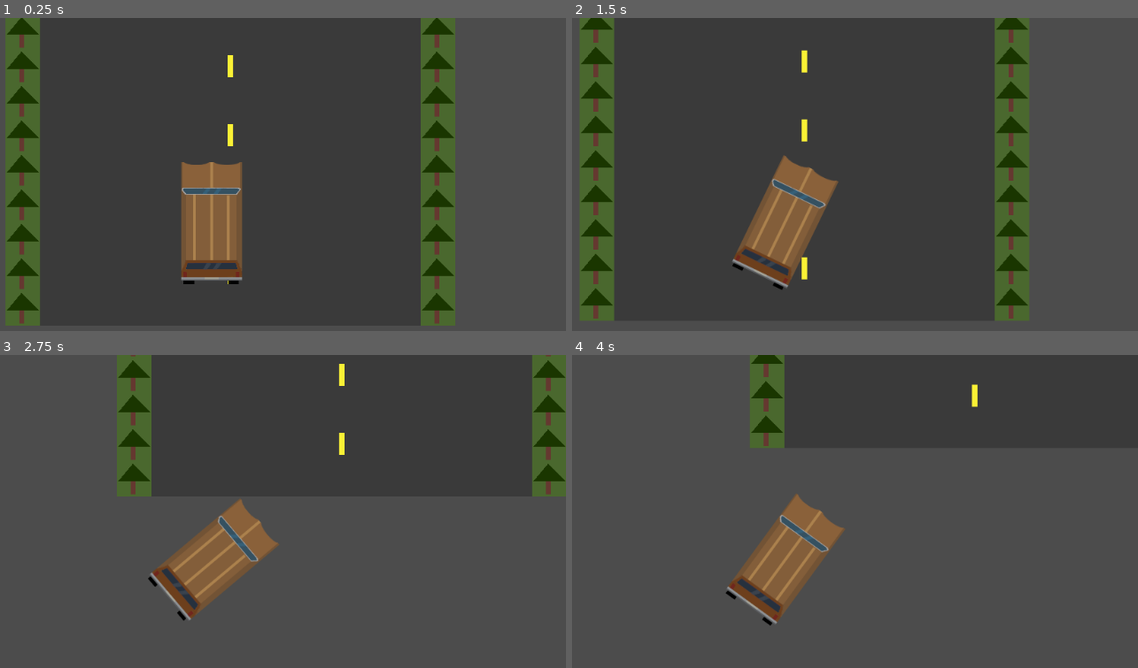
Above: before the commit, frames 1-4 (two rows, left to right).
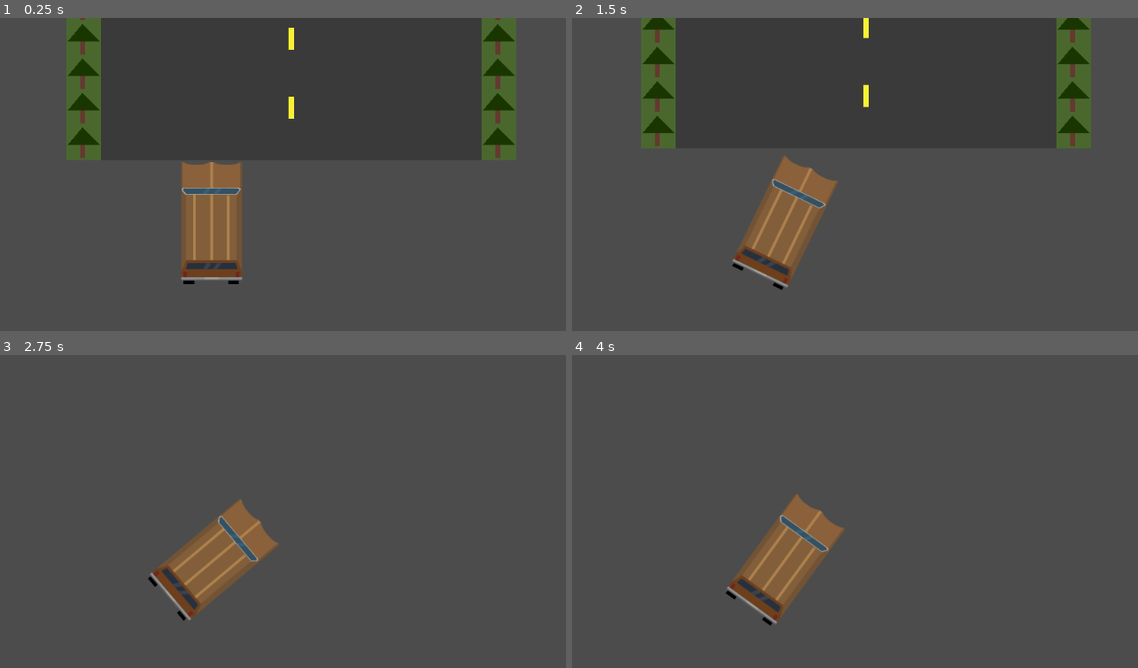
Above: after the commit, the same moments.

Repository: dave-santiano/survival_roadtrip
Game: Godot game, scene res://main.tscn
The game is run twice, just before and just after one commit, with the same random seed, the same clock (stepped at 60 frames per second) and the same inputs.
Inputs:
- Up to frame 1 (0.25 s): no input
- Up to frame 2 (1.5 s): tap Enter at 0.5 s; hold Right (ui_right) 0.53-1.28 s; hold Down (ui_down) from 1.28 s (still down)
- Up to frame 3 (2.75 s): release Down (ui_down) at 2.03 s; hold Right (ui_right) from 2.03 s (still down)
- Up to frame 4 (4 s): release Right (ui_right) at 2.78 s; hold Up (ui_up) 2.78-3.53 s; hold Left (ui_left) from 3.53 s (still down)

The runs differ from the first frame. In frame 1, 18% of the frame differs, in the area x 0-92%, y 0-99%; in frame 2, 17%; in frame 3, 5.6%; in frame 4, 1.9%.

Commit message:
Changed Car to KinematicBody2D

Diff:
--- a/Car.gd
+++ b/Car.gd
@@ -1,6 +1,9 @@
 extends Node2D
 
-export (float) var speed
+export (float) var ACCELERATION
+export (float) var TURNING
+
+var speed = 0.0
 # Called when the node enters the scene tree for the first time.
 func _ready():
 	pass # Replace with function body.
@@ -13,15 +16,17 @@
 	var angle = 0.0
 
 	if Input.is_action_pressed("ui_up"):
-		speed += 0.1
+		speed += ACCELERATION
 	if Input.is_action_pressed("ui_down"):
-		speed -= 0.1
+		speed -= ACCELERATION
 
 	if Input.is_action_pressed("ui_left"):
-		angle -= 0.01
+		angle -= TURNING
 	if Input.is_action_pressed("ui_right"):
-		angle += 0.01
+		angle += TURNING
 
 	rotation += angle;
 	var velocity = Vector2(cos(-rotation + PI/2) * speed, -sin(-rotation + PI/2) * speed)
-	position += velocity;
+	var collision_info = move_and_collide(velocity * delta)
+	if collision_info:
+        var collision_point = collision_info.position
--- a/Car.tscn
+++ b/Car.tscn
@@ -1,18 +1,18 @@
 [gd_scene load_steps=4 format=2]
 
-[ext_resource path="res://Car.gd" type="Script" id=1]
+[ext_resource path="res://KinematicBody2D.gd" type="Script" id=1]
 [ext_resource path="res://assets/wagon.png" type="Texture" id=2]
 
 [sub_resource type="RectangleShape2D" id=1]
+extents = Vector2( 44.774, 93.7487 )
 
-[node name="Car" type="Node2D"]
+[node name="KinematicBody2D" type="KinematicBody2D"]
 script = ExtResource( 1 )
-
-[node name="KinematicBody2D" type="KinematicBody2D" parent="."]
-
-[node name="CollisionShape2D" type="CollisionShape2D" parent="KinematicBody2D"]
-scale = Vector2( 4.5, 9 )
-shape = SubResource( 1 )
+SPEED_FACTOR = 0.1
+TURN_FACTOR = 0.01
 
 [node name="Sprite" type="Sprite" parent="."]
 texture = ExtResource( 2 )
+
+[node name="CollisionShape2D" type="CollisionShape2D" parent="."]
+shape = SubResource( 1 )
--- /dev/null
+++ b/KinematicBody2D.gd
@@ -0,0 +1,35 @@
+extends KinematicBody2D
+
+export (float) var SPEED_FACTOR
+export (float) var TURN_FACTOR
+
+var velocity = Vector2(0,-1)
+var speed = 0.0
+
+
+func get_input():
+	var right = Input.is_action_pressed('ui_right')
+	var left = Input.is_action_pressed('ui_left')
+	var forward = Input.is_action_pressed('ui_up')
+	var backward = Input.is_action_pressed('ui_down')
+
+	if forward:
+		print("UP")
+		speed += SPEED_FACTOR
+	if backward:
+		print("DOWN")
+		speed -= SPEED_FACTOR
+	if right:
+		print("RIGHT")
+		velocity = velocity.rotated(TURN_FACTOR)
+	if left:
+		print("LEFT")
+		velocity = velocity.rotated(-TURN_FACTOR)
+
+
+func _physics_process(delta):
+	get_input()
+	var collision_info = move_and_collide(velocity.normalized() * speed)
+	rotation = velocity.angle() + PI/2
+	if collision_info:
+		var collision_point = collision_info.position
